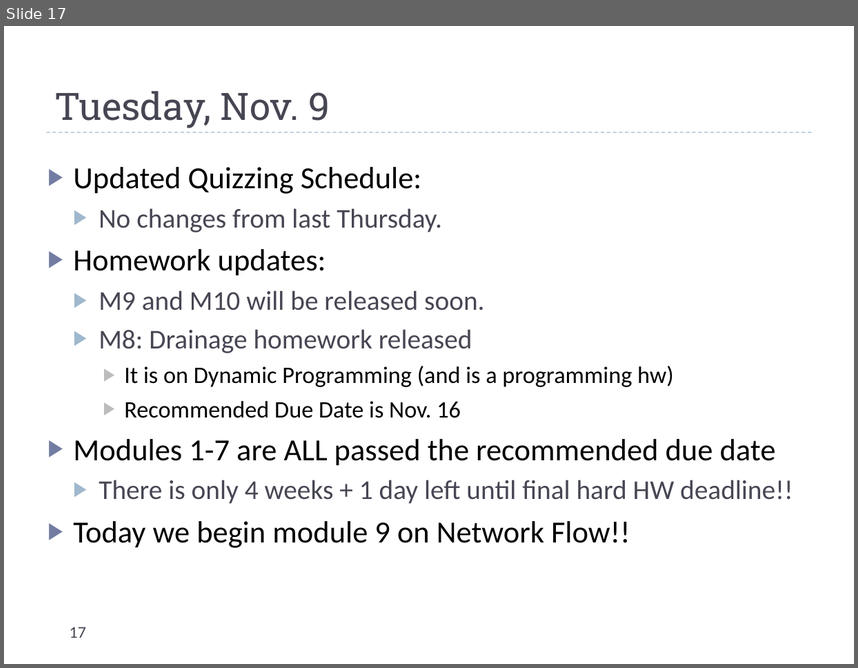
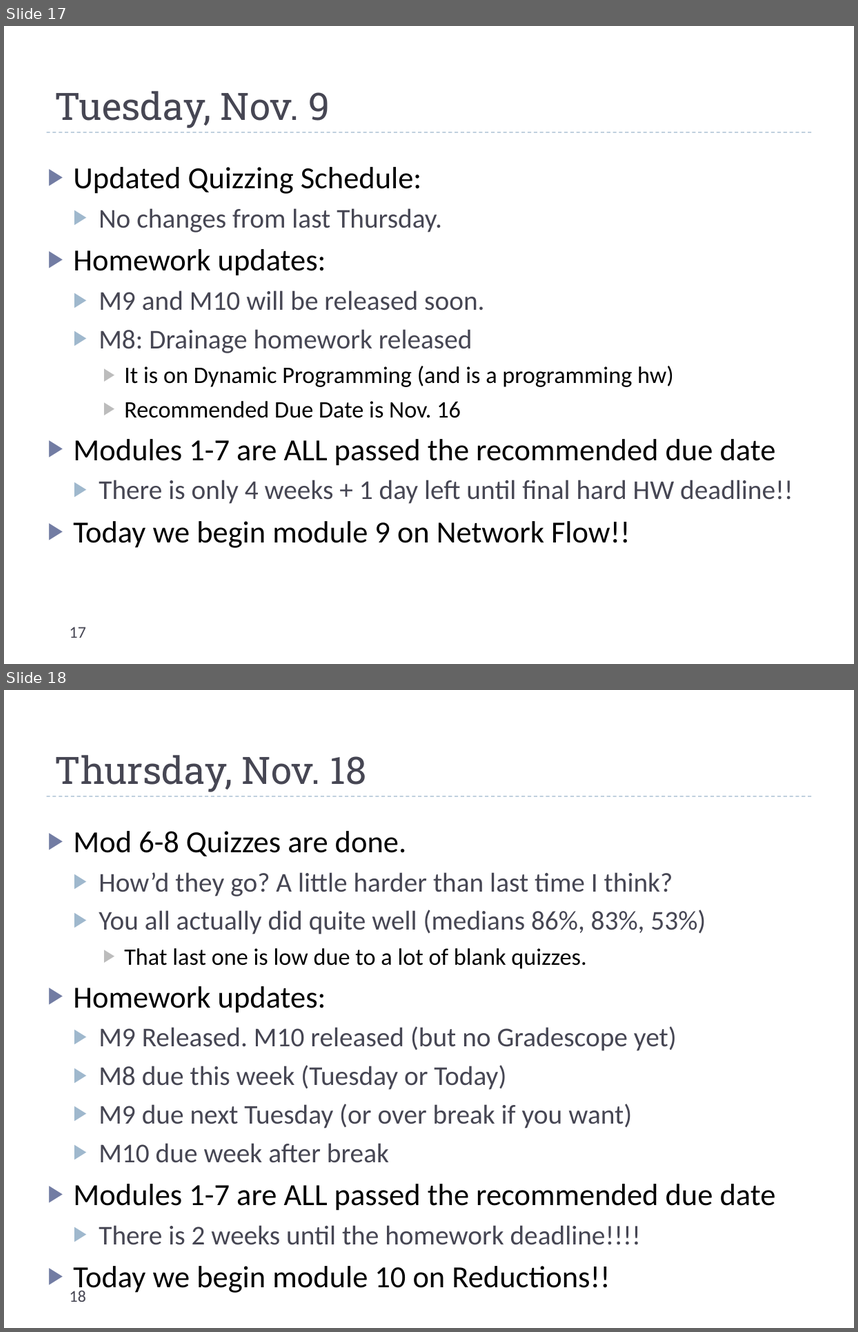
Before and after one commit to uva-cs/cs4102-f21, a slide deck: slides/dailyannouncements_mf.pptx. Shown one above the other, each under a label of ours: slide 17 before the commit, slides 17 and 18 after it. The pictures are 858x668 and 858x1332 pixels, drawn with LibreOffice and Linux fonts; fonts in the diff are those of the drawing. Boxes give left, top, right and bottom in pixels: in the first picture for what was removed or moved away, otherwise in the second. Text is boxed around its words. In the diff, an @@ line names an element or a change of style, - is before the commit and + after.

Commit message:
announcements

```diff
--- a/slides/dailyannouncements_mf.pptx
+++ b/slides/dailyannouncements_mf.pptx
@@ slide 18 added at (4, 690, 854, 1328), background #FFFFFF; not listed: 1 template element that a slide beside it also shows @@
@@ title added at (55, 755, 366, 792), 32 pt, text #464653 @@
+Thursday, Nov. 18
@@ text added at (73, 831, 776, 1295), 23 pt, text #464653 @@
+▶ Mod 6-8 Quizzes are done.
+  ▶ How’d they go? A little harder than last time I think?
+  ▶ You all actually did quite well (medians 86%, 83%, 53%)
+    ▶ That last one is low due to a lot of blank quizzes.
+▶ Homework updates:
+  ▶ M9 Released. M10 released (but no Gradescope yet)
+  ▶ M8 due this week (Tuesday or Today)
+  ▶ M9 due next Tuesday (or over break if you want)
+  ▶ M10 due week after break
+▶ Modules 1-7 are ALL passed the recommended due date
+  ▶ There is 2 weeks until the homework deadline!!!!
+▶ Today we begin module 10 on Reductions!!
@@ page number added at (70, 1290, 86, 1301), 14 pt, text #464653 @@
+18
```
